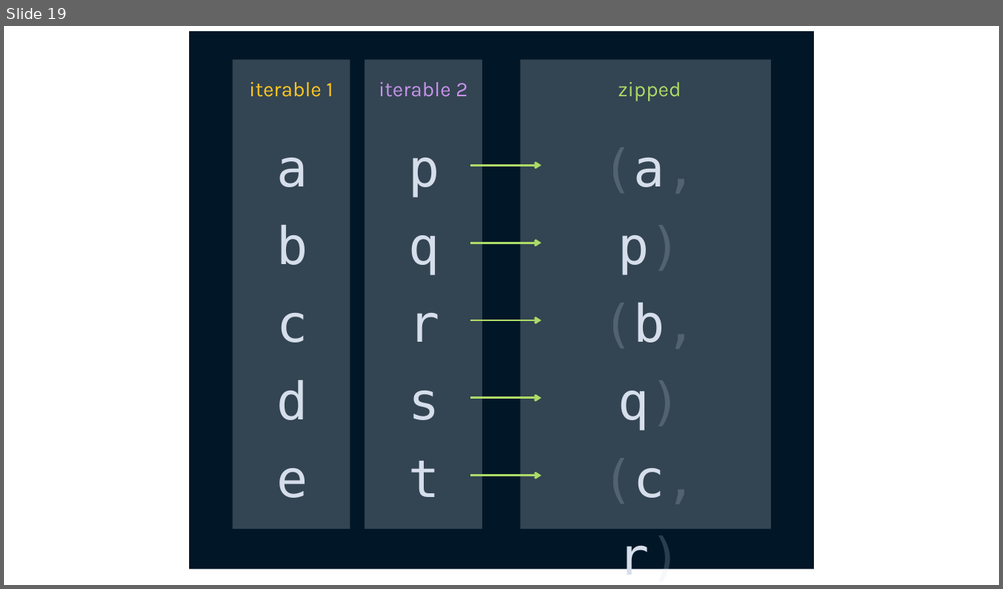
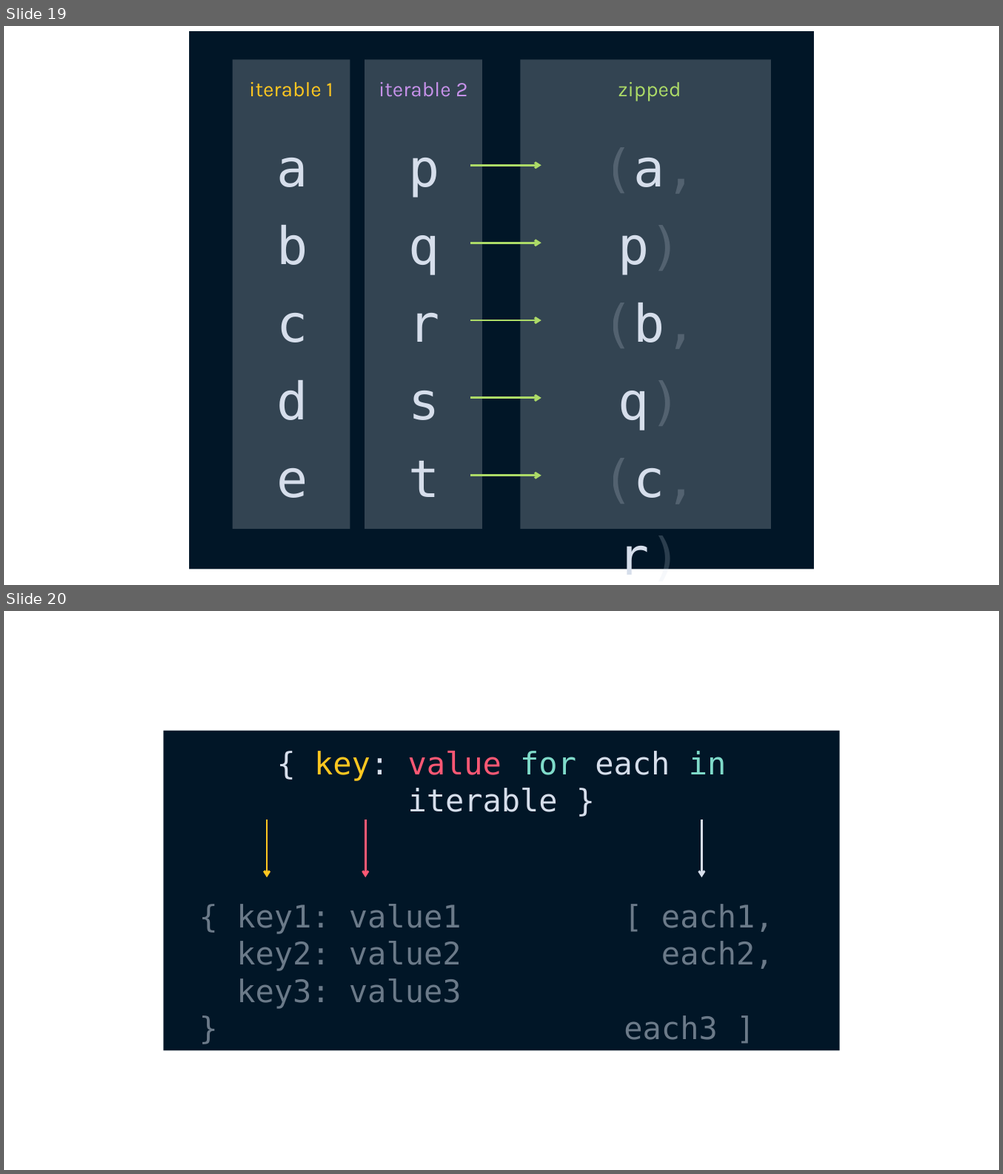
Before and after one commit to Sup2point0/pycobytes, a slide deck: assets/pycobytes.pptx. Shown one above the other, each under a label of ours: slide 19 before the commit, slides 19 and 20 after it. The pictures are 1003x589 and 1003x1174 pixels, drawn with LibreOffice and Linux fonts; fonts in the diff are those of the drawing. Boxes give left, top, right and bottom in pixels: in the first picture for what was removed or moved away, otherwise in the second. Text is boxed around its words. In the diff, an @@ line names an element or a change of style, - is before the commit and + after.

```diff
--- a/assets/pycobytes.pptx
+++ b/assets/pycobytes.pptx
@@ slide 20 added at (4,611,999,1170), background #FFFFFF @@
@@ rectangle added at (164,730,839,1051), fill #011627 @@
@@ text added at (314,751,726,812), 30 pt, text #D6DEEB @@
+{ key: value for each in iterable }
@@ arrow added from (267, 820) to (267, 877), #FFC720 2 pt @@
@@ arrow added from (365, 820) to (365, 877), #FF5874 2 pt @@
@@ arrow added from (702, 820) to (702, 877), #D6DEEB 2 pt @@
@@ text added at (236,904,461,1009), 30 pt, text #D6DEEB at 50% opacity @@
+{ key1: value1
+key2: value2
+key3: value3 }
@@ text added at (623,904,774,1040), 30 pt, text #D6DEEB at 50% opacity @@
+[ each1,
+each2,
+each3 ]
```
Also in this commit, not shown: 1 other file.
